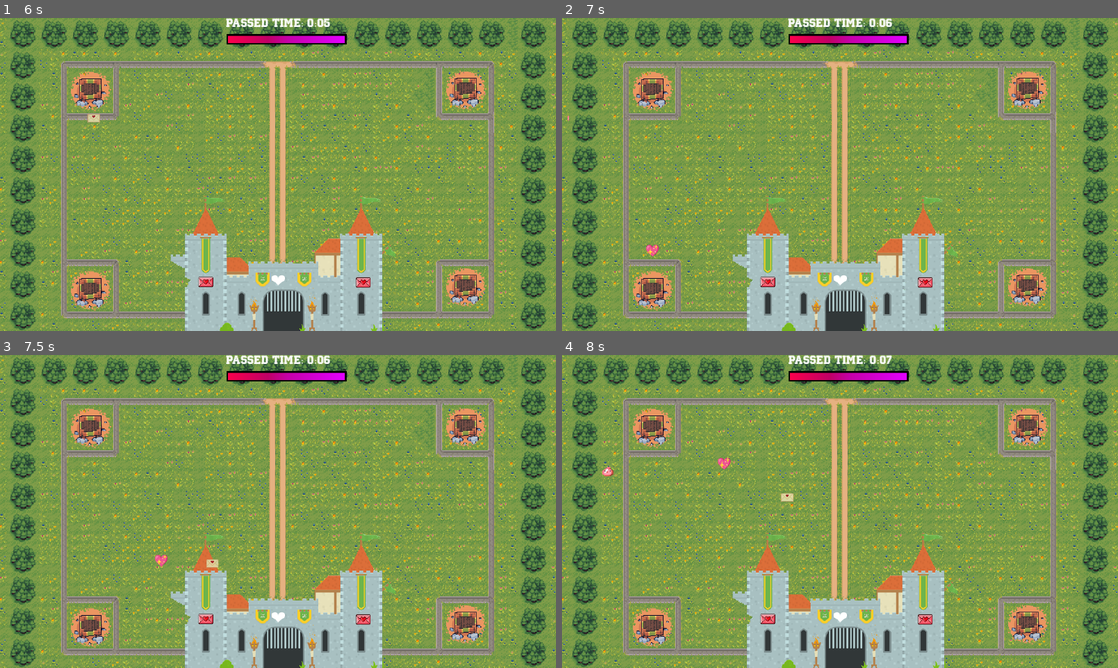
Above: before the commit, frames 1-4 (two rows, left to right).
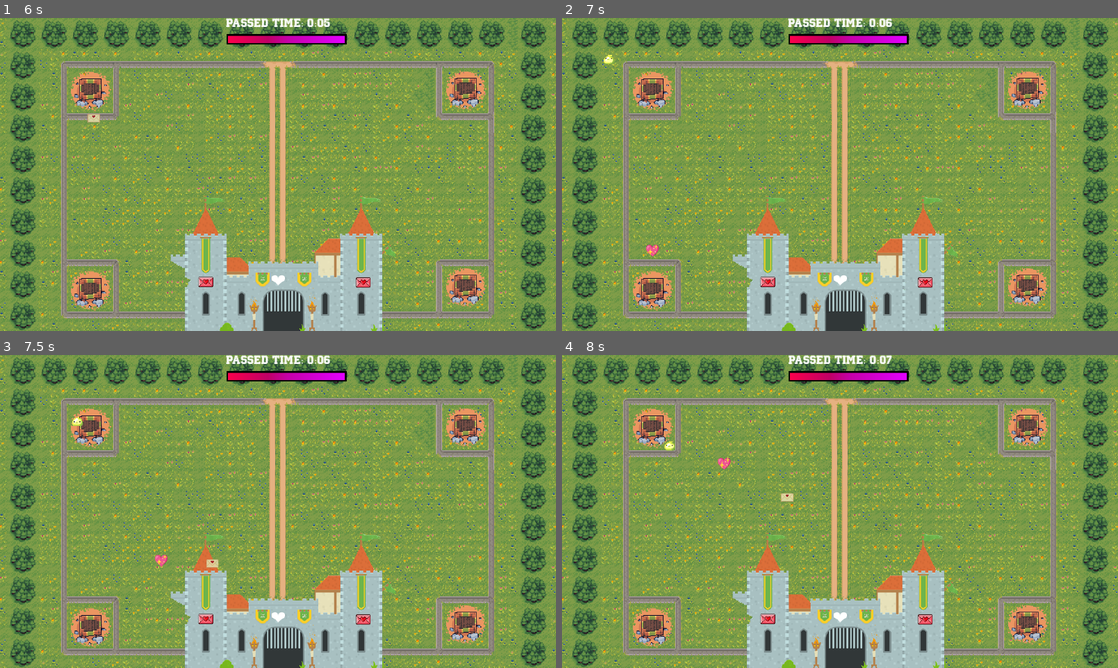
Above: after the commit, the same moments.

Repository: NicolasRaf/Defenders-Lovers
Game: Godot game, scene res://scenes/titlescreen.tscn
Same seed, same stepped clock (60 frames per second), same inputs: the game is played once before the commit and once after it. Sound files missing from this copy of the repository are replaced by a short silence.
Inputs (mouse positions are in pixels of both pictures, inside the frame that each line leads up to):
- Up to frame 1 (6 s): click "START" at 0.5 s; tap Enter at 1.25 s; move the mouse to (400, 158) at 1.27 s; press the mouse at (400, 158) at 1.28 s; hold D (move_right) 1.28-2.03 s; tap Space at 2 s; move the mouse to (166, 190) at 2.02 s; release the mouse at (166, 190) at 2.03 s; hold S (move_down) 2.03-2.78 s; click (166, 190) at 2.1 s; move the mouse to (333, 105) at 2.77 s; press the mouse at (333, 105) at 2.78 s; hold D (move_right) 2.78-3.53 s; move the mouse to (250, 237) at 3.52 s; release the mouse at (250, 237) at 3.53 s; hold W (move_up) 3.53-4.28 s; click (250, 237) at 3.6 s; move the mouse to (444, 221) at 4.27 s; press the mouse at (444, 221) at 4.28 s; hold A (move_left) 4.28-5.78 s; move the mouse to (111, 127) at 5.02 s; release the mouse at (111, 127) at 5.03 s; click (111, 127) at 5.1 s; move the mouse to (305, 174) at 5.77 s; press the mouse at (305, 174) at 5.78 s; hold S (move_down) from 5.78 s (still down)
- Up to frame 2 (7 s): move the mouse to (756, 96) at 6.52 s; release S (move_down) at 6.53 s; release the mouse at (756, 96) at 6.53 s; hold D (move_right) from 6.53 s (still down); click (756, 96) at 6.6 s
- Up to frame 3 (7.5 s): move the mouse to (400, 495) at 7.27 s; release D (move_right) at 7.28 s; press the mouse at (400, 495) at 7.28 s; hold W (move_up) from 7.28 s (still down)
- Up to frame 4 (8 s): keep holding W (move_up)

Frame 1 is identical in both runs. In frame 2, less than 0.1% of the frame differs, in the area x 1-10%, y 11-33%; in frame 3, less than 0.1%; in frame 4, less than 0.1%, in the area x 7-21%, y 27-39%.

Commit message:
Add: Enimies

Diff:
--- a/scripts/Global.gd
+++ b/scripts/Global.gd
@@ -8,3 +8,29 @@
 var enemiesKilled : int = 0
 var lifeCastle : float = 100
 var textTime : String = ""
+
+# variável de speed do inimigo
+var speedEnemy = 0.0;
+# variável de danage do inimigo
+var damageEnem = 0.0;
+
+#Dicionario de propriedades de inimigos
+var propriety_enemy = {
+
+	"enemy0" : {
+		"damage" : 10,
+		"speed" : 1.0
+	},
+	"enemy1" : {
+		"damage" : 20,
+		"speed" : 0.5
+	},
+	"enemy2" : {
+		"damage" : 15,
+		"speed" : 2.0
+	},
+	"enemy3" : {
+		"damage" : 5,
+		"speed" : 0.5
+	}
+}
--- a/scripts/enemy.gd
+++ b/scripts/enemy.gd
@@ -1,13 +1,19 @@
 extends CharacterBody2D
 class_name Enemy
 
-
-const SPEED = 1.0
 var gravity = ProjectSettings.get_setting("physics/2d/default_gravity")
 
+var direction
+var damage
+var speed
+
+func _ready():
+	speed = Global.speedEnemy;
+	damage = Global.damageEnem;
 
 func _physics_process(delta):
+
 	var direction = global_position.direction_to(Global.CastleReference.global_position)
-	global_position += direction * SPEED
-
+	global_position += direction * speed;
+	Global.CastleReference.damageTaken = damage;
 	move_and_slide()
--- a/scripts/enemySpawner.gd
+++ b/scripts/enemySpawner.gd
@@ -7,6 +7,10 @@
 var enemy3 = preload("res://scenes/enemy4.tscn");
 
 func spawner():
+	var _keys_array : Array = Global.propriety_enemy.keys()
+	var _index = randi_range(0, _keys_array.size() - 1);
+	Global.speedEnemy = Global.propriety_enemy.get(_keys_array[_index]).get("speed");
+	Global.damageEnem = Global.propriety_enemy.get(_keys_array[_index]).get("damage");
 	var enemies: Array = [enemy0, enemy1, enemy2, enemy3];
 	var _randInd = randi_range(0, len(enemies) - 1);
 	var enemy = enemies[_randInd];
